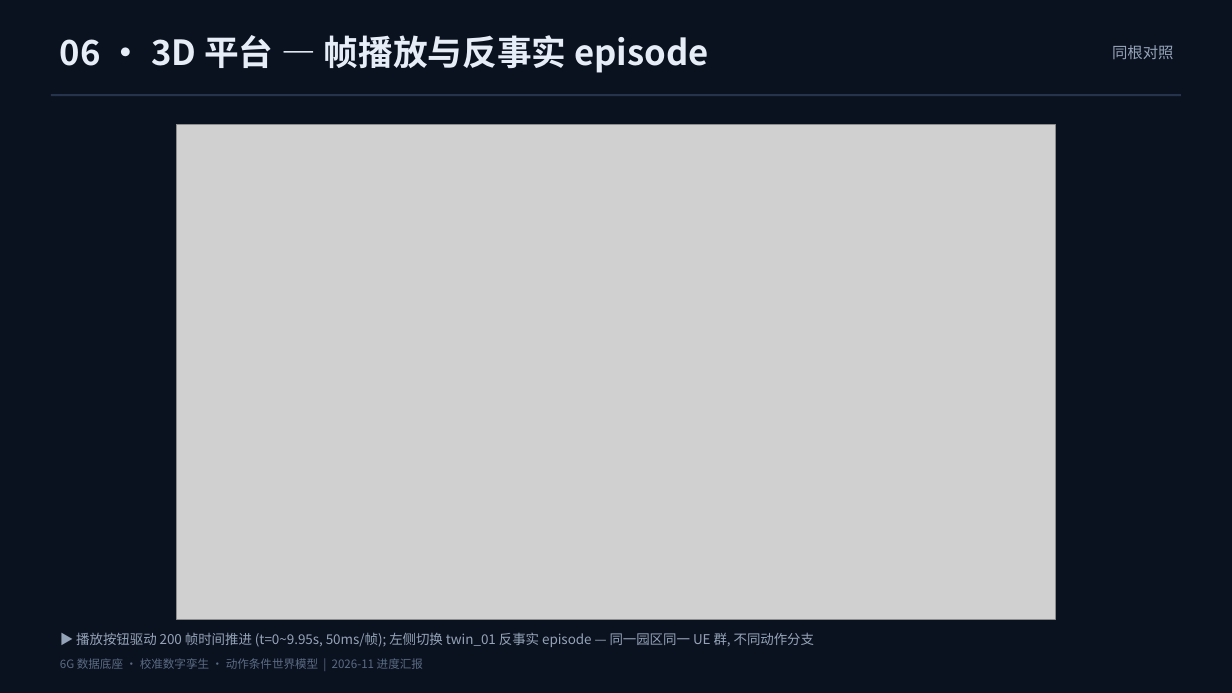
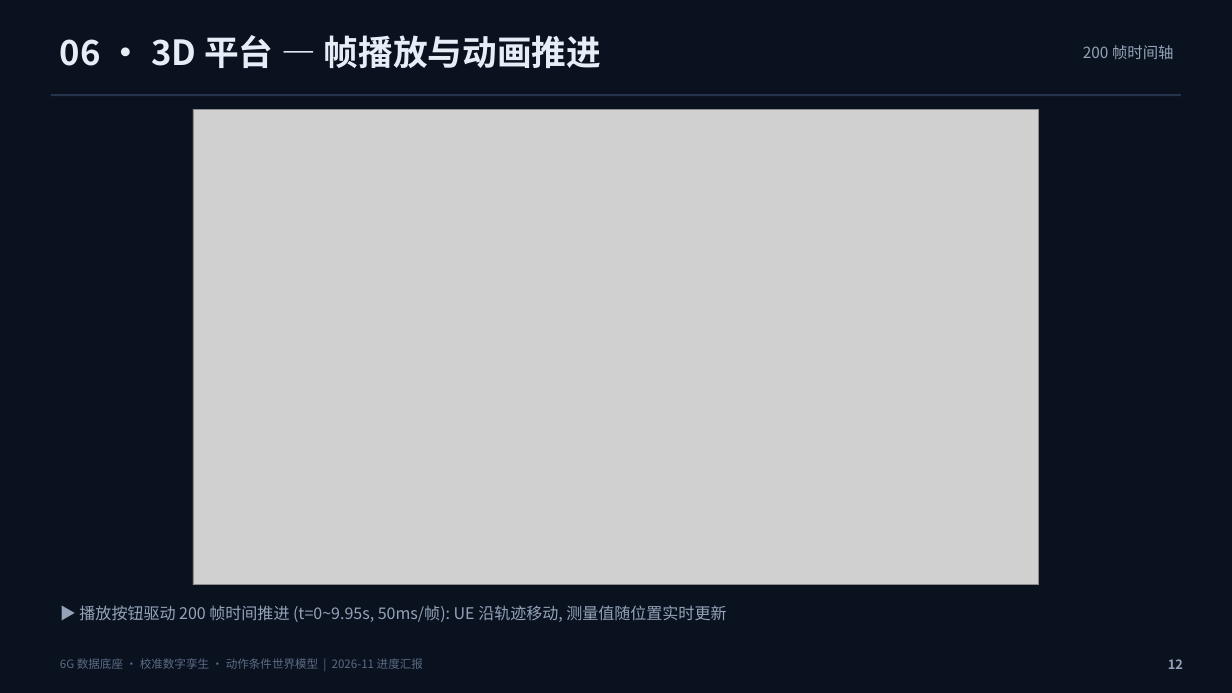
Before and after one commit to xuda1979/world-model, a slide deck: slide 12 of world6g/docs/world6g_progress.pptx. Drawn at 1232x693 pixels with LibreOffice and Linux fonts; fonts in the diff are those of the drawing; grey boxes stand for pictures. Boxes give left, top, right and bottom in pixels: in the first picture for what was removed or moved away, otherwise in the second. Text is boxed around its words. In the diff, an @@ line names an element or a change of style, - is before the commit and + after.

Commit message:
world6g: 中文进展报告 + 世界模型四任务基准评测套件 (wm/) + 论文完善
- 新增 docs/progress_report_20261103.md: 本周期完整进展报告 (数据底座→保真度→反事实动作→WM 基准→3D 平台→论文→PPT)
- 新增 wm/ 包: 动作条件世界模型基准 (models/train/data/metrics/evaluate), 统一接口 6 模型对照
- 新增 docs/wm_suite/: 四任务评测结果 (A 单步配对 bootstrap / B rollout 复合误差 / C 反事实 Δ-效应 / D 不确定性校准) + 三图 + results.json
- 核心结论: 反事实监督后 Δ 预测 corr 0.72 / 符号准确率 73% (Task A 训练模型全部失效); rollout 复合误差与不确定性校准为下一阶段主攻方向
- 论文: 补齐四任务基准章节 + Related Work + Limitations + Conclusion, 编译 main.pdf; PPT 脚本更新真实保真度与 WM 结果页
- .gitignore: 放行 wm_suite 图表

```diff
--- a/world6g/docs/world6g_progress.pptx
+++ b/world6g/docs/world6g_progress.pptx
@@ text at (60, 35, 601, 68): text changed @@
-06 · 3D 平台 — 帧播放与反事实 episode
+06 · 3D 平台 — 帧播放与动画推进
@@ text at (1083, 45, 1174, 59): text changed @@
-同根对照
+200 帧时间轴
@@ picture: place and size @@
-picture at (177, 125, 1055, 619)
+picture at (193, 109, 1040, 585)
@@ text at (79, 605, 726, 622): text changed; size 10.5 to 12.5 pt @@
-▶ 播放按钮驱动 200 帧时间推进 (t=0~9.95s, 50ms/帧); 左侧切换 twin_01 反事实 episode — 同一园区同一 UE 群, 不同动作分支
+▶ 播放按钮驱动 200 帧时间推进 (t=0~9.95s, 50ms/帧): UE 沿轨迹移动, 测量值随位置实时更新
@@ text added at (1168, 659, 1183, 669), 10 pt, text #94A3B8, bold @@
+12
```
Also in this commit, not shown: 18 other slides changed, 1 slide added, 1 slide removed, 18 other files.
